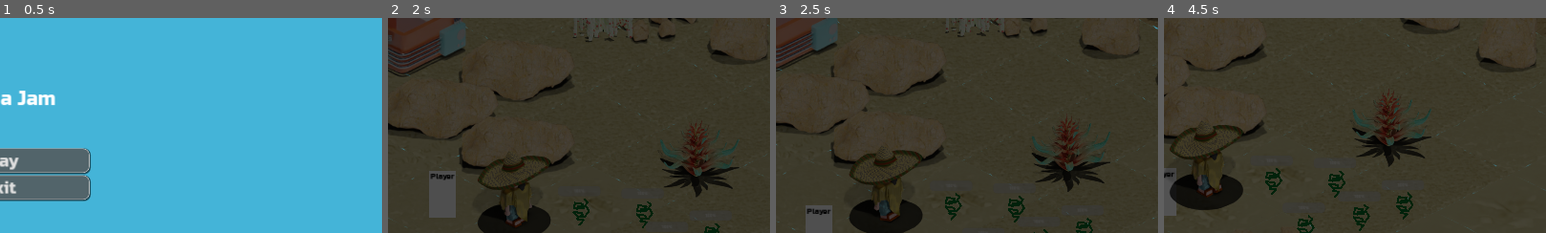
Above: before the commit, frames 1-4 (left to right).
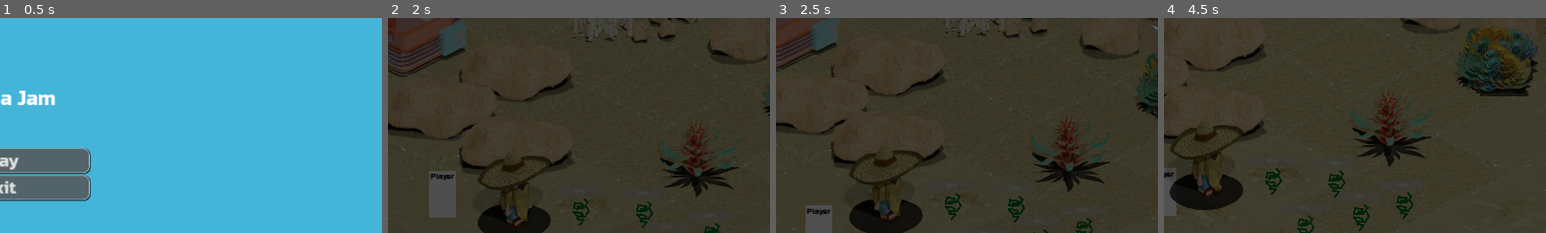
Above: after the commit, the same moments.

Repository: lorentzo/jagoda-jam
Game: Godot game, scene res://Scenes/MainMenu.tscn
Two runs of this game, one before a commit and one after it. Both use one fixed random seed, a clock stepped at 60 frames per second and the inputs below.
Inputs:
- Up to frame 1 (0.5 s): no input
- Up to frame 2 (2 s): click "Play" at 0.5 s; tap Enter at 1.25 s; hold Right (walk-right) from 1.28 s (still down)
- Up to frame 3 (2.5 s): release Right (walk-right) at 2.03 s; hold Down (walk-down) from 2.03 s (still down)
- Up to frame 4 (4.5 s): release Down (walk-down) at 2.78 s; hold Right (walk-right) 2.78-3.53 s; hold Up (walk-up) 3.53-4.28 s; hold Left (walk-left) from 4.28 s (still down)
The pictures show only the part of the screen within x 50-100%, y 9-59%; the shares and areas given below are measured in that part.

Frame 1 is identical in both runs. In frame 2, 0.1% of the frame differs, in the area x 98-100%, y 30-46%; in frame 3, 0.9%; in frame 4, 4.2%, in the area x 76-98%, y 4-37%.

Commit message:
adding plant (3)

Diff:
--- /dev/null
+++ b/jagoda/Assets/Plants/Plant3/CollisionShape2D.gd
@@ -0,0 +1,11 @@
+extends CollisionShape2D
+
+
+# Called when the node enters the scene tree for the first time.
+func _ready():
+	$StaticBos
+
+
+# Called every frame. 'delta' is the elapsed time since the previous frame.
+func _process(delta):
+	pass
--- /dev/null
+++ b/jagoda/Assets/Plants/Plant3/plant_3.gd
@@ -0,0 +1,11 @@
+extends Node2D
+
+
+# Called when the node enters the scene tree for the first time.
+func _ready():
+	$StaticBody2D/AnimatedSprite2D.play("default")
+
+
+# Called every frame. 'delta' is the elapsed time since the previous frame.
+func _process(delta):
+	pass
--- /dev/null
+++ b/jagoda/Assets/Plants/Plant3/plant_3.tscn
@@ -0,0 +1,107 @@
+[gd_scene load_steps=24 format=3 uid="uid://cycefkd0euxbc"]
+
+[ext_resource type="Texture2D" uid="uid://divaur1a0je4u" path="res://Assets/Plants/Plant3/Texture/plant_3_0001.png" id="1_a0hk6"]
+[ext_resource type="Script" path="res://Assets/Plants/Plant3/plant_3.gd" id="1_ekgpy"]
+[ext_resource type="Texture2D" uid="uid://cbshjjhmuvt3i" path="res://Assets/Plants/Plant3/Texture/plant_3_0002.png" id="2_pdvnu"]
+[ext_resource type="Texture2D" uid="uid://jdol430pv3ej" path="res://Assets/Plants/Plant3/Texture/plant_3_0003.png" id="3_kb0os"]
+[ext_resource type="Texture2D" uid="uid://ujqyf46h3ufr" path="res://Assets/Plants/Plant3/Texture/plant_3_0004.png" id="4_jpyq7"]
+[ext_resource type="Texture2D" uid="uid://dv4r187cvm7pu" path="res://Assets/Plants/Plant3/Texture/plant_3_0005.png" id="5_jn2b1"]
+[ext_resource type="Texture2D" uid="uid://du1fb2u0t3rvt" path="res://Assets/Plants/Plant3/Texture/plant_3_0006.png" id="6_byybg"]
+[ext_resource type="Texture2D" uid="uid://be2cbdgdx856e" path="res://Assets/Plants/Plant3/Texture/plant_3_0007.png" id="7_2ry4l"]
+[ext_resource type="Texture2D" uid="uid://b4hyem5h0b4x8" path="res://Assets/Plants/Plant3/Texture/plant_3_0008.png" id="8_o67g3"]
+[ext_resource type="Texture2D" uid="uid://chcjwdsf67mbh" path="res://Assets/Plants/Plant3/Texture/plant_3_0009.png" id="9_17v66"]
+[ext_resource type="Texture2D" uid="uid://c1x117judccwe" path="res://Assets/Plants/Plant3/Texture/plant_3_0010.png" id="10_g4bgh"]
+[ext_resource type="Texture2D" uid="uid://bggubys8ql8be" path="res://Assets/Plants/Plant3/Texture/plant_3_0011.png" id="11_o2jya"]
+[ext_resource type="Texture2D" uid="uid://dw0ahj6uqcfcb" path="res://Assets/Plants/Plant3/Texture/plant_3_0012.png" id="12_c5365"]
+[ext_resource type="Texture2D" uid="uid://cngm224jy732r" path="res://Assets/Plants/Plant3/Texture/plant_3_0013.png" id="13_8xi4p"]
+[ext_resource type="Texture2D" uid="uid://br8die6ygdypt" path="res://Assets/Plants/Plant3/Texture/plant_3_0014.png" id="14_ovym6"]
+[ext_resource type="Texture2D" uid="uid://clvey00x3xf1i" path="res://Assets/Plants/Plant3/Texture/plant_3_0015.png" id="15_1ce5r"]
+[ext_resource type="Texture2D" uid="uid://c76lqsr8jdlik" path="res://Assets/Plants/Plant3/Texture/plant_3_0016.png" id="16_vftqm"]
+[ext_resource type="Texture2D" uid="uid://r3kvj1moc32q" path="res://Assets/Plants/Plant3/Texture/plant_3_0017.png" id="17_x2lkf"]
+[ext_resource type="Texture2D" uid="uid://dvlcv13fmtqfd" path="res://Assets/Plants/Plant3/Texture/plant_3_0018.png" id="18_ptyab"]
+[ext_resource type="Texture2D" uid="uid://3tclkqtvjqhy" path="res://Assets/Plants/Plant3/Texture/plant_3_0019.png" id="19_buu0r"]
+[ext_resource type="Texture2D" uid="uid://4n25eyn6yx4y" path="res://Assets/Plants/Plant3/Texture/plant_3_0020.png" id="20_6luhp"]
+
+[sub_resource type="SpriteFrames" id="SpriteFrames_gc1yj"]
+animations = [{
+"frames": [{
+"duration": 1.0,
+"texture": ExtResource("1_a0hk6")
+}, {
+"duration": 1.0,
+"texture": ExtResource("2_pdvnu")
+}, {
+"duration": 1.0,
+"texture": ExtResource("3_kb0os")
+}, {
+"duration": 1.0,
+"texture": ExtResource("4_jpyq7")
+}, {
+"duration": 1.0,
+"texture": ExtResource("5_jn2b1")
+}, {
+"duration": 1.0,
+"texture": ExtResource("6_byybg")
+}, {
+"duration": 1.0,
+"texture": ExtResource("7_2ry4l")
+}, {
+"duration": 1.0,
+"texture": ExtResource("8_o67g3")
+}, {
+"duration": 1.0,
+"texture": ExtResource("9_17v66")
+}, {
+"duration": 1.0,
+"texture": ExtResource("10_g4bgh")
+}, {
+"duration": 1.0,
+"texture": ExtResource("11_o2jya")
+}, {
+"duration": 1.0,
+"texture": ExtResource("12_c5365")
+}, {
+"duration": 1.0,
+"texture": ExtResource("13_8xi4p")
+}, {
+"duration": 1.0,
+"texture": ExtResource("14_ovym6")
+}, {
+"duration": 1.0,
+"texture": ExtResource("15_1ce5r")
+}, {
+"duration": 1.0,
+"texture": ExtResource("16_vftqm")
+}, {
+"duration": 1.0,
+"texture": ExtResource("17_x2lkf")
+}, {
+"duration": 1.0,
+"texture": ExtResource("18_ptyab")
+}, {
+"duration": 1.0,
+"texture": ExtResource("19_buu0r")
+}, {
+"duration": 1.0,
+"texture": ExtResource("20_6luhp")
+}],
+"loop": true,
+"name": &"default",
+"speed": 10.0
+}]
+
+[sub_resource type="CircleShape2D" id="CircleShape2D_rf3fw"]
+radius = 91.1373
+
+[node name="Plant3" type="Node2D"]
+script = ExtResource("1_ekgpy")
+
+[node name="StaticBody2D" type="StaticBody2D" parent="."]
+
+[node name="AnimatedSprite2D" type="AnimatedSprite2D" parent="StaticBody2D"]
+sprite_frames = SubResource("SpriteFrames_gc1yj")
+frame_progress = 0.0839184
+
+[node name="CollisionShape2D" type="CollisionShape2D" parent="StaticBody2D"]
+position = Vector2(1, 19)
+shape = SubResource("CircleShape2D_rf3fw")
--- a/jagoda/Scenes/AssetsTest.tscn
+++ b/jagoda/Scenes/AssetsTest.tscn
@@ -10,6 +10,7 @@
 [ext_resource type="PackedScene" uid="uid://b5k47xiugccx4" path="res://Assets/Character/character.tscn" id="7_lxr4w"]
 [ext_resource type="PackedScene" uid="uid://w6l2taxwsdcp" path="res://Assets/Crib/crib.tscn" id="8_svji7"]
 [ext_resource type="TileSet" uid="uid://cam8iry0q4y8u" path="res://Assets/Tiles/Sea/SeaTileSet.tres" id="10_u52bc"]
+[ext_resource type="PackedScene" uid="uid://cycefkd0euxbc" path="res://Assets/Plants/Plant3/plant_3.tscn" id="11_7c78d"]
 
 [node name="AssetsTest" type="Node2D"]
 
@@ -64,3 +65,6 @@
 
 [node name="Crib" parent="." instance=ExtResource("8_svji7")]
 position = Vector2(-40, -79)
+
+[node name="Plant3" parent="." instance=ExtResource("11_7c78d")]
+position = Vector2(868, 139)
--- a/jagoda/Scenes/Game.tscn
+++ b/jagoda/Scenes/Game.tscn
@@ -14,6 +14,7 @@
 [ext_resource type="PackedScene" uid="uid://ca2t20p5q2r3n" path="res://Assets/Fridges/Fridge1/fridge1.tscn" id="11_cv74y"]
 [ext_resource type="PackedScene" uid="uid://b5k47xiugccx4" path="res://Assets/Character/character.tscn" id="12_gmaxk"]
 [ext_resource type="PackedScene" uid="uid://w6l2taxwsdcp" path="res://Assets/Crib/crib.tscn" id="13_3xjmq"]
+[ext_resource type="PackedScene" uid="uid://cycefkd0euxbc" path="res://Assets/Plants/Plant3/plant_3.tscn" id="15_f0mvj"]
 
 [node name="Game" type="Node2D"]
 script = ExtResource("1_fxwml")
@@ -102,3 +103,7 @@
 [node name="Character" parent="." instance=ExtResource("12_gmaxk")]
 position = Vector2(644, 433)
 scale = Vector2(0.7, 0.7)
+
+[node name="Plant7" parent="." instance=ExtResource("15_f0mvj")]
+position = Vector2(1126, 242)
+scale = Vector2(0.6, 0.6)
Binary file added: jagoda/Assets/Plants/Plant3/Texture/plant_3_0001.png
Not shown, added: jagoda/Assets/Plants/Plant3/Texture/plant_3_0001.png.import
Binary file added: jagoda/Assets/Plants/Plant3/Texture/plant_3_0002.png
Not shown, added: jagoda/Assets/Plants/Plant3/Texture/plant_3_0002.png.import
Binary file added: jagoda/Assets/Plants/Plant3/Texture/plant_3_0003.png
Not shown, added: jagoda/Assets/Plants/Plant3/Texture/plant_3_0003.png.import
Binary file added: jagoda/Assets/Plants/Plant3/Texture/plant_3_0004.png
Not shown, added: jagoda/Assets/Plants/Plant3/Texture/plant_3_0004.png.import
Binary file added: jagoda/Assets/Plants/Plant3/Texture/plant_3_0005.png
Not shown, added: jagoda/Assets/Plants/Plant3/Texture/plant_3_0005.png.import
Binary file added: jagoda/Assets/Plants/Plant3/Texture/plant_3_0006.png
Not shown, added: jagoda/Assets/Plants/Plant3/Texture/plant_3_0006.png.import
(and 52 more such lines)
